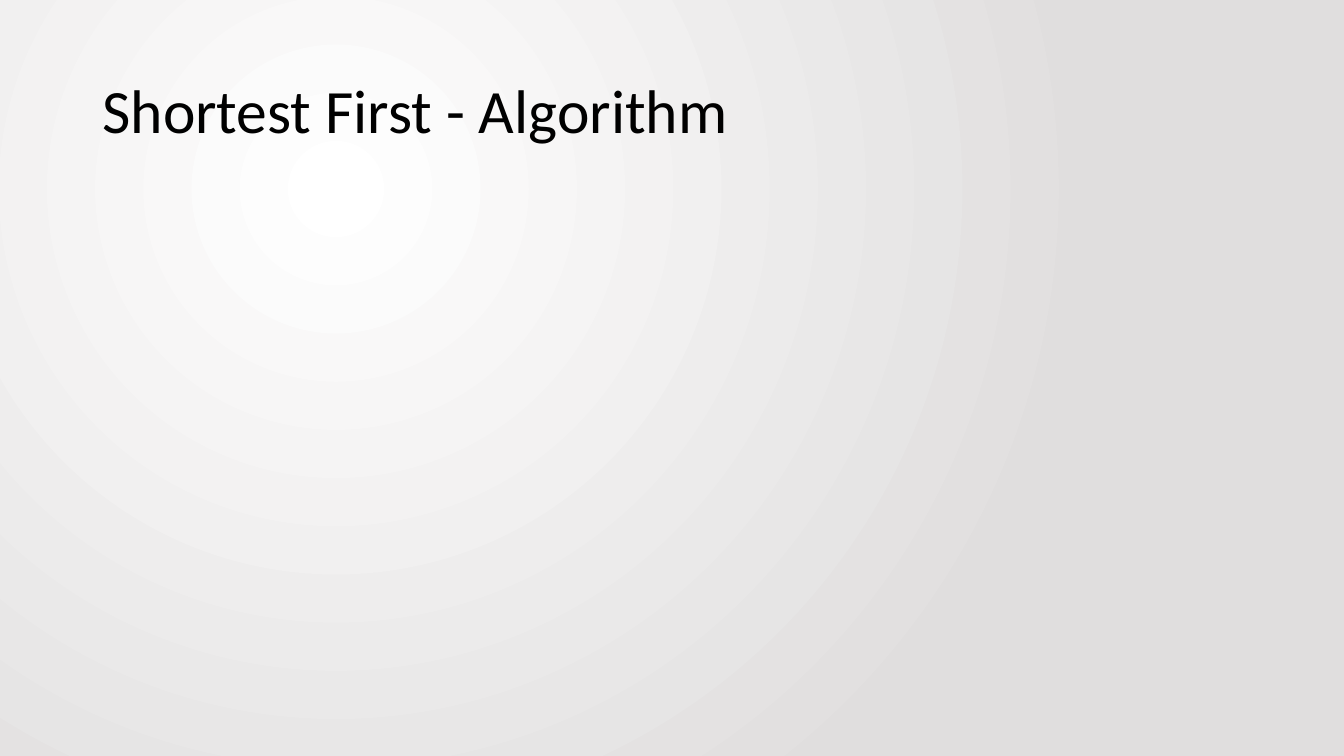
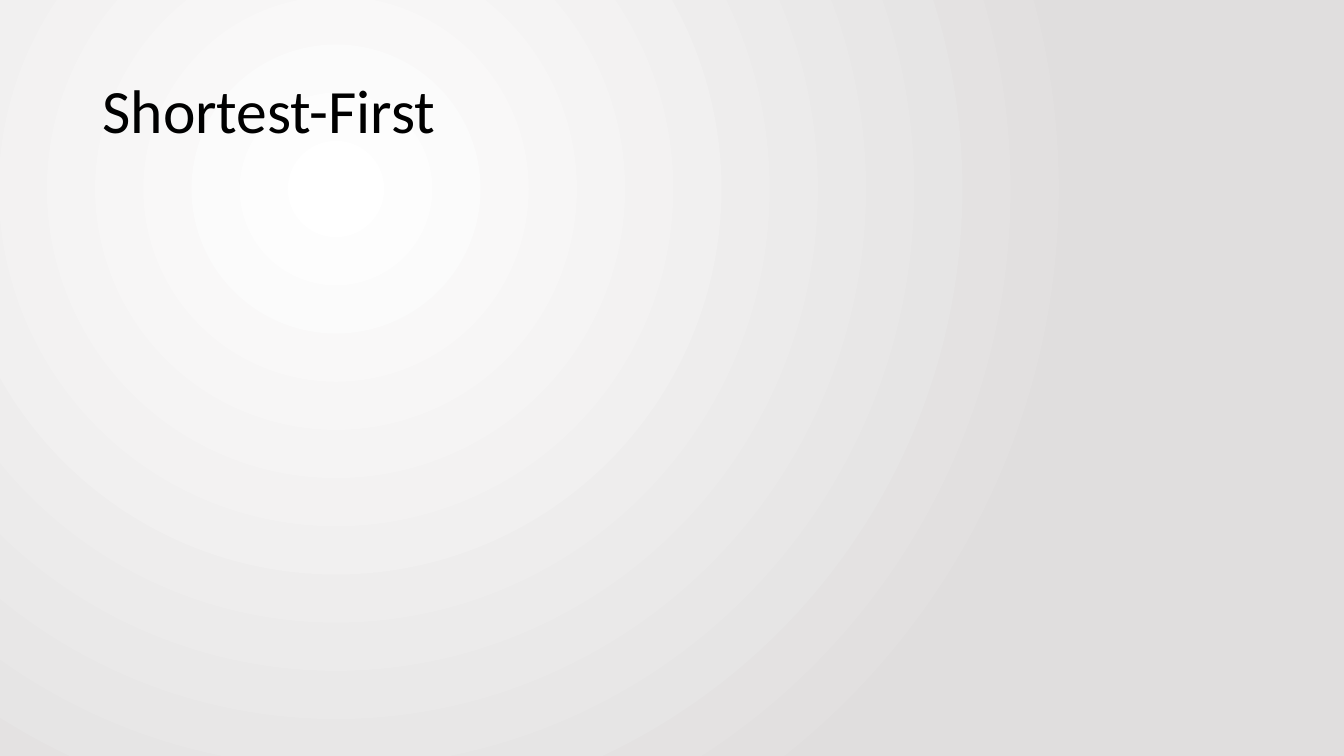
Before and after one commit to jbfitz/EECS405, a slide deck: slide 11 of Paper Presentation/EECS405.PattersonFitzpatrick.PaperPresentation.pptx (slide 12 before the commit). Drawn at 1344x756 pixels with LibreOffice and Linux fonts; fonts in the diff are those of the drawing; grey boxes stand for pictures. Boxes give left, top, right and bottom in pixels: in the first picture for what was removed or moved away, otherwise in the second. Text is boxed around its words. In the diff, an @@ line names an element or a change of style, - is before the commit and + after.

```diff
--- a/Paper Presentation/EECS405.PattersonFitzpatrick.PaperPresentation.pptx
+++ b/Paper Presentation/EECS405.PattersonFitzpatrick.PaperPresentation.pptx
@@ title at (102, 90, 435, 134): text changed @@
-Shortest First - Algorithm
+Shortest-First
```
Also in this commit, not shown: 2 other slides changed, 3 slides added.
